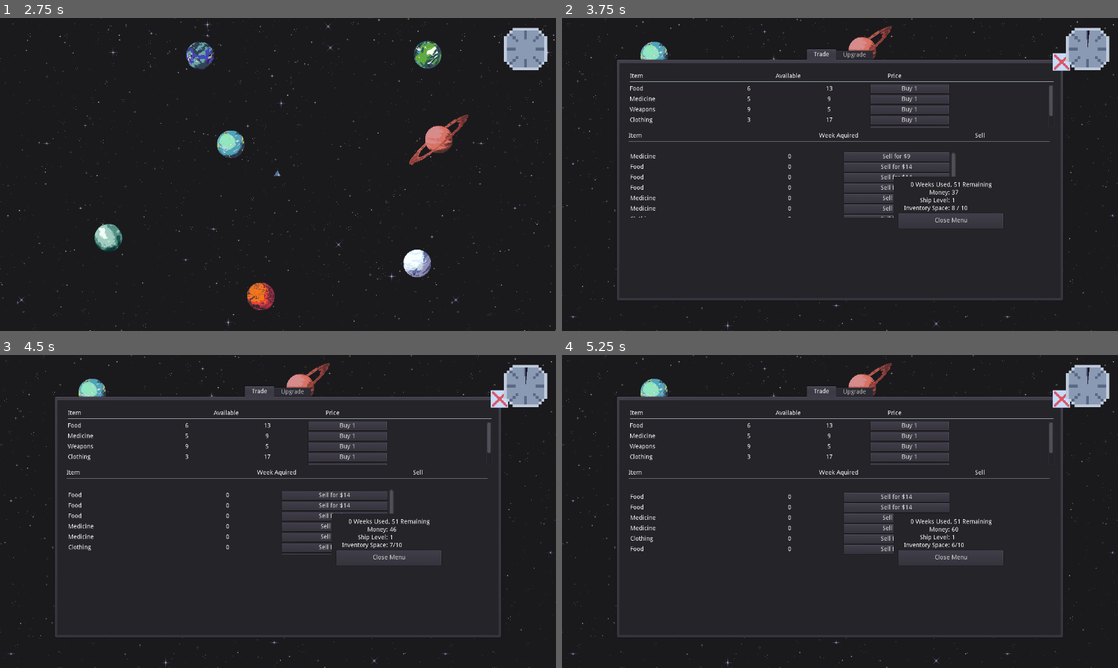
Above: before the commit, frames 1-4 (two rows, left to right).
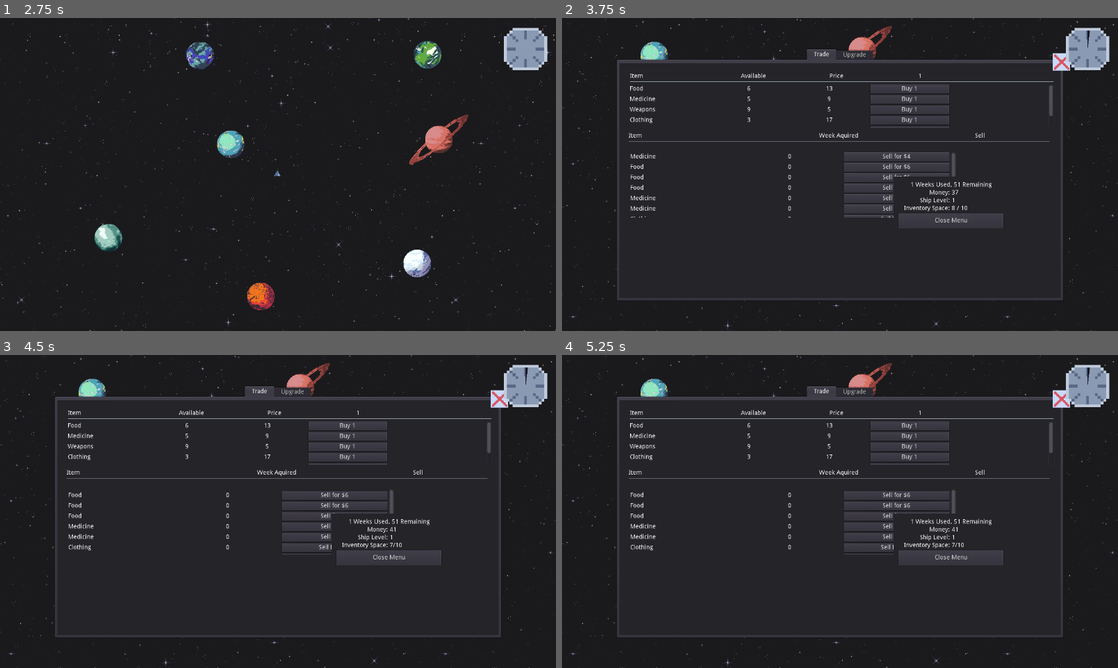
Above: after the commit, the same moments.

Repository: shadowhen/Star-Trader
Game: Godot game, scene res://World.tscn
Same seed, same stepped clock (60 frames per second), same inputs: the game is played once before the commit and once after it.
Inputs (mouse positions are in pixels of both pictures, inside the frame that each line leads up to):
- Up to frame 1 (2.75 s): tap Enter at 0.5 s; move the mouse to (205, 133) at 0.52 s; press the mouse at (205, 133) at 0.53 s; hold Right (ui_right) 0.53-1.28 s; tap T (trade) at 0.8, 1.35, 2.3 s; move the mouse to (455, 71) at 1.27 s; release the mouse at (455, 71) at 1.28 s; hold Down (ui_down) 1.28-2.03 s; click (455, 71) at 1.55 s; tap Space at 2 s; move the mouse to (461, 293) at 2.02 s; press the mouse at (461, 293) at 2.03 s; hold Right (ui_right) from 2.03 s (still down)
- Up to frame 2 (3.75 s): move the mouse to (817, 296) at 2.77 s; release Right (ui_right) at 2.78 s; release the mouse at (817, 296) at 2.78 s; hold Up (ui_up) 2.78-3.5 s; tap T (trade) at 2.85 s; click (817, 296) at 3.05 s; click "Buy 1" at 3.5 s
- Up to frame 3 (4.5 s): click (333, 492) at 4.25 s, where only the run before the commit has a clickable "Sell for $9"
- Up to frame 4 (5.25 s): click "Sell for $14" at 5 s

Frame 1 is identical in both runs. In frame 2, 0.2% of the frame differs, in the area x 32-95%, y 4-55%; in frame 3, 0.2%; in frame 4, 1.4%, in the area x 12-95%, y 4-64%.

Commit message:
Implemented Trading Degredation

Diff:
--- a/Game.gd
+++ b/Game.gd
@@ -43,6 +43,7 @@
 
 	# Pause the game timer
 	week_timer.paused = true
+	PlayerData.player_stats["TimeUsed"]["Value"] = clock.value
 
 func _on_Planet_player_exit():
 	game_state = GameState.TRAVEL
--- a/World.tscn
+++ b/World.tscn
@@ -93,6 +93,7 @@
 margin_top = 23.0
 margin_right = -20.0
 margin_bottom = 120.0
+max_value = 52.0
 
 [node name="WeekTimer" type="Timer" parent="."]
 wait_time = 60.0
--- a/trade/Trade.gd
+++ b/trade/Trade.gd
@@ -36,6 +36,10 @@
 	elif (currentPlanet == "Planet7"):
 		currentPlanet = "7"
 
+
+	# temp
+	get_node("Buy/Top/DateLabelTemp").text = str(PlayerData.player_stats["TimeUsed"]["Value"])
+
 	# set up sell slots
 	for i in PlayerData.inv_data.keys():
 		var itemID = PlayerData.inv_data[i]["InvItemID"]
@@ -44,10 +48,23 @@
 			inventorySpaceUsed += 1
 			var inv_slot_new = template_inv_slot.instance()
 			inv_slot_new.get_node("FoodTrade/ItemLabel").text =  str(GameData.item_data[str(itemID)]["ItemName"])
-			inv_slot_new.get_node("FoodTrade/ItemPriceLabel").text =  str(GameData.item_data[str(itemID)]["ItemP" + currentPlanet + "SellFor"])
 			inv_slot_new.get_node("FoodTrade/InvSlotLabel").text =  str(i)
 			inv_slot_new.get_node("FoodTrade/ItemDate").text =  str(PlayerData.inv_data[i]["WeekAquired"])
-			inv_slot_new.get_node("FoodTrade/Sell").text = "Sell for $" + str(GameData.item_data[str(itemID)]["ItemP" + currentPlanet + "SellFor"])
+
+			# set prices
+			var oldPrice = int(GameData.item_data[str(itemID)]["ItemP" + currentPlanet + "SellFor"])
+			var perishableValue = int(GameData.item_data[str(itemID)]["ItemPerishable"]) # remove this * num weeks in cargo from value
+			var currentDate = int(PlayerData.player_stats["TimeUsed"]["Value"])
+			var itemPurchaseDate = int(PlayerData.inv_data[str(i)]["WeekAquired"])
+			var timeInInventory = currentDate - itemPurchaseDate
+			var newPrice = oldPrice - (perishableValue * timeInInventory)
+
+			# if new price is negative then make 0 instead
+			if (newPrice < 0):
+				newPrice = 0
+
+			inv_slot_new.get_node("FoodTrade/ItemPriceLabel").text =  str(newPrice)
+			inv_slot_new.get_node("FoodTrade/Sell").text = "Sell for $" + str(newPrice)
 
 			gridcontainer.add_child(inv_slot_new, true)
 
@@ -66,7 +83,7 @@
 	get_node("ColorRect/Info/VBoxContainer/InventorySpace/Label").text = str(inventorySpaceUsed) + " / " + str(PlayerData.player_stats["InventoryCap"]["Value"])
 	get_node("ColorRect/Info/VBoxContainer/Ship Level/Label").text = str(PlayerData.player_stats["ShipLvl"]["Value"])
 	get_node("ColorRect/Info/VBoxContainer/Money/Label").text = str(PlayerData.player_stats["Money"]["Value"])
-	get_node("ColorRect/Info/VBoxContainer/Time/Label").text = str(PlayerData.player_stats["TimeUsed"]["Value"]) + " Weeks Used, " + str(51 - PlayerData.player_stats["TimeUsed"]["Value"]) + " Remaining"
+	get_node("ColorRect/Info/VBoxContainer/Time/Label").text = str(PlayerData.player_stats["TimeUsed"]["Value"]) + " Weeks Used, " + str(52 - PlayerData.player_stats["TimeUsed"]["Value"]) + " Remaining"
 
 func clean():
 	# Remove and queue free all children from the containers
--- a/trade/Trade.tscn
+++ b/trade/Trade.tscn
@@ -28,30 +28,38 @@
 margin_bottom = 14.0
 
 [node name="WindowLabel" type="Label" parent="Buy/Top"]
-margin_right = 179.0
+margin_right = 133.0
 margin_bottom = 14.0
 size_flags_horizontal = 3
 text = "Item"
 
 [node name="WindowLabel2" type="Label" parent="Buy/Top"]
-margin_left = 183.0
-margin_right = 362.0
+margin_left = 137.0
+margin_right = 271.0
 margin_bottom = 14.0
 size_flags_horizontal = 3
 text = "Available"
 align = 1
 
 [node name="WindowLabel3" type="Label" parent="Buy/Top"]
-margin_left = 366.0
-margin_right = 545.0
+margin_left = 275.0
+margin_right = 408.0
 margin_bottom = 14.0
 size_flags_horizontal = 3
 text = "Price"
 align = 1
 
+[node name="DateLabelTemp" type="Label" parent="Buy/Top"]
+margin_left = 412.0
+margin_right = 546.0
+margin_bottom = 14.0
+size_flags_horizontal = 3
+text = "Date"
+align = 1
+
 [node name="Label" type="Label" parent="Buy/Top"]
-margin_left = 549.0
-margin_right = 759.0
+margin_left = 550.0
+margin_right = 760.0
 margin_bottom = 14.0
 rect_min_size = Vector2( 210, 0 )
 size_flags_horizontal = 3
